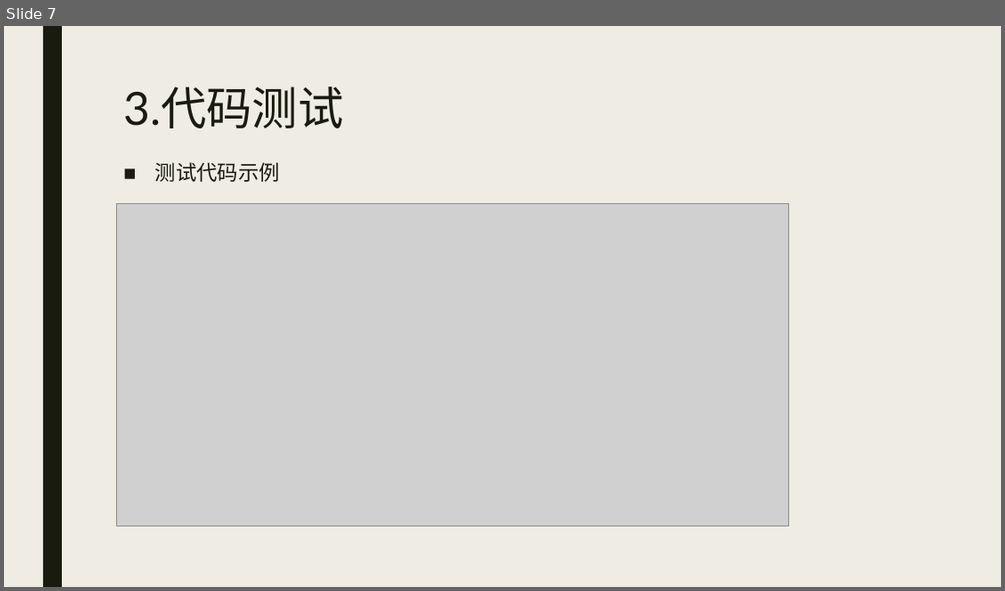
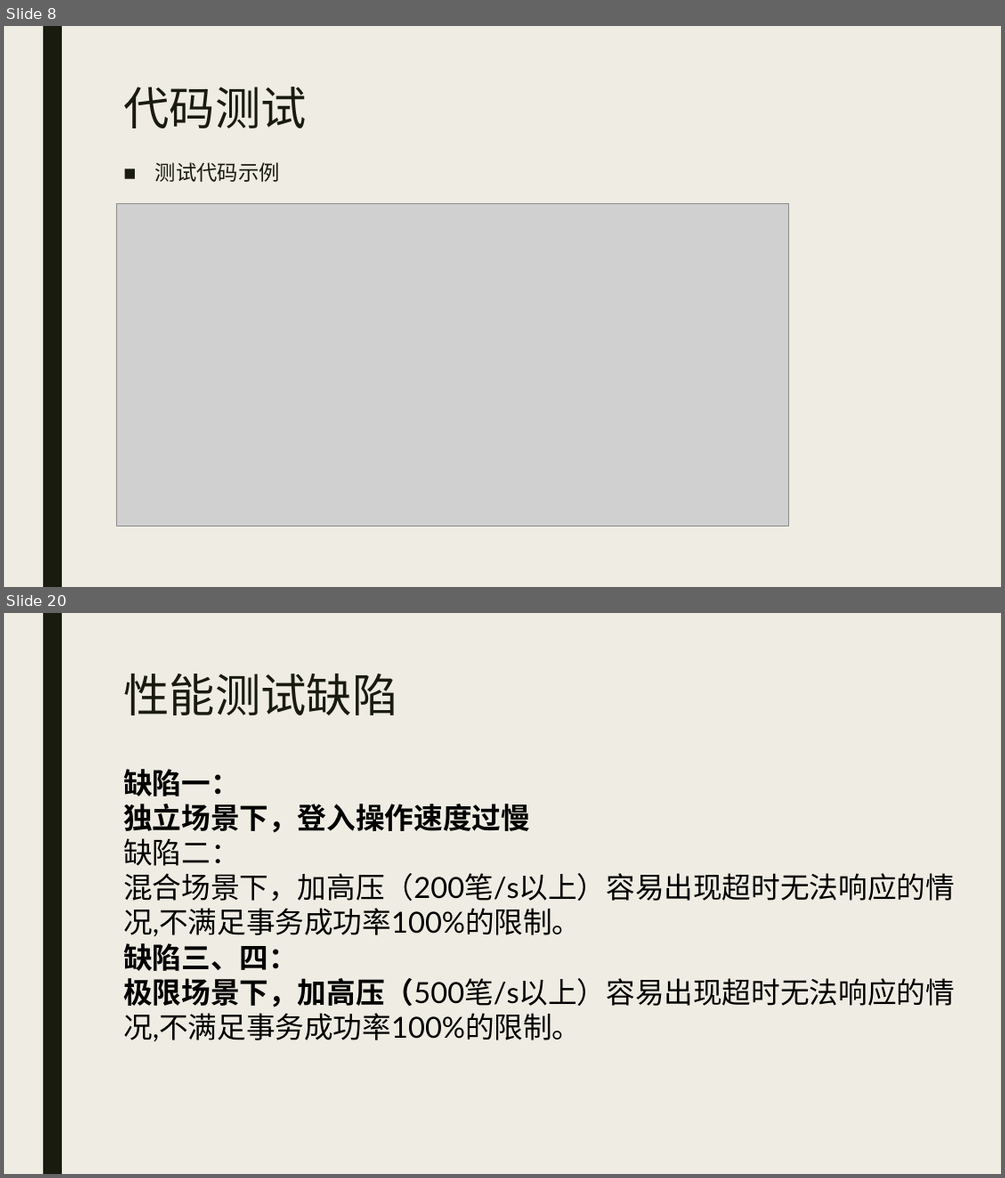
Before and after one commit to DestinyCoderWY/Timeline, a slide deck: 7.展示PPT/Timeline展示PPT.pptx. Shown one above the other, each under a label of ours: slide 7 before the commit, slides 8 and 20 after it; the slides between them are not shown. The pictures are 1005x591 and 1005x1178 pixels, drawn with LibreOffice and Linux fonts; fonts in the diff are those of the drawing; grey boxes stand for pictures. Boxes give left, top, right and bottom in pixels: in the first picture for what was removed or moved away, otherwise in the second. Text is boxed around its words. In the diff, an @@ line names an element or a change of style, - is before the commit and + after.

```diff
--- a/7.展示PPT/Timeline展示PPT.pptx
+++ b/7.展示PPT/Timeline展示PPT.pptx
@@ slide 20 added at <box>4,613,1001,1174</box>, background #EFEDE3; not listed: 1 template element that a slide beside it also shows @@
@@ text added at <box>123,674,397,715</box>, 44 pt, text #191B0E @@
+性能测试缺陷
@@ text added at <box>123,769,955,1042</box>, 28 pt, text #000000 @@
+缺陷一： 独立场景下，登入操作速度过慢 缺陷二： 混合场景下，加高压（200笔/s以上）容易出现超时无法响应的情况,不满足事务成功率100%的限制。
+缺陷三、四： 极限场景下，加高压（500笔/s以上）容易出现超时无法响应的情况,不满足事务成功率100%的限制。
@@ what was slide 7 is now slide 8 @@
@@ slide 8 changed as well @@
@@ title at <box>123,87,306,128</box>: text changed @@
-3.代码测试
+代码测试
```
Also in this commit, not shown: 2 other slides changed, 15 other slides added, 19 slides removed, 1 other file.
